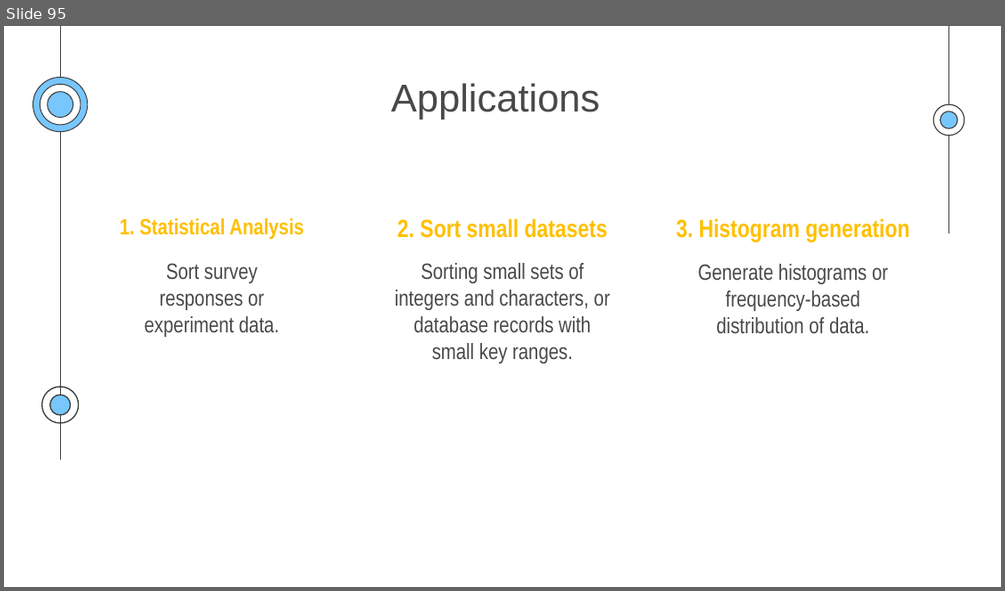
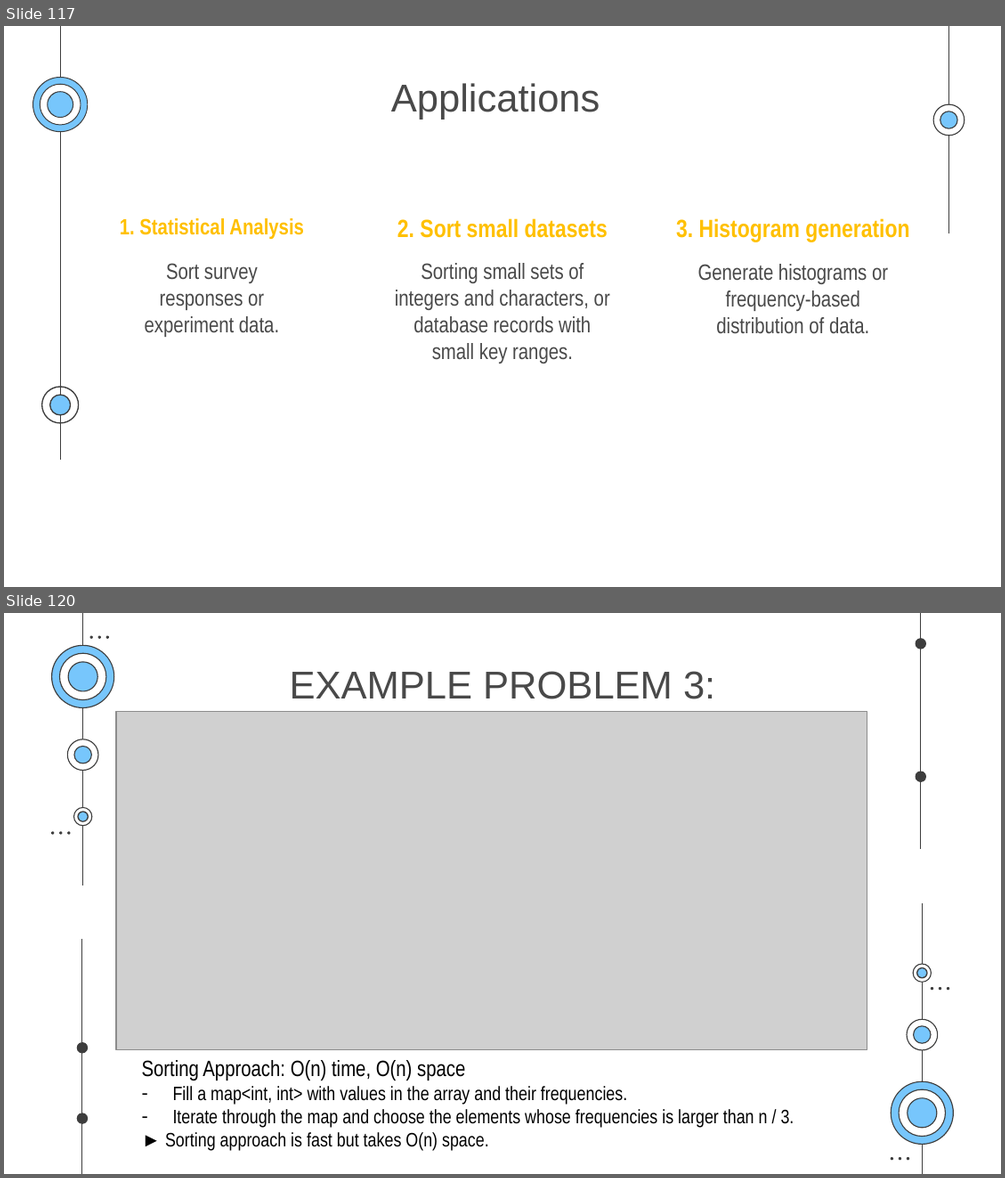
Before and after one commit to pnmq1103/cs163-seminar, a slide deck: presentation.pptx. Shown one above the other, each under a label of ours: slide 95 before the commit, slides 117 and 120 after it; the slides between them are not shown. The pictures are 1005x591 and 1005x1178 pixels, drawn with LibreOffice and Linux fonts; fonts in the diff are those of the drawing; grey boxes stand for pictures. Boxes give left, top, right and bottom in pixels: in the first picture for what was removed or moved away, otherwise in the second. Text is boxed around its words. In the diff, an @@ line names an element or a change of style, - is before the commit and + after.

```diff
--- a/presentation.pptx
+++ b/presentation.pptx
@@ slide 120 added at box(4, 613, 1001, 1174), background #FFFFFF @@
@@ group added at box(51, 613, 954, 1174): 28 freeform shapes, 16 ellipses, 4 lines @@
@@ title added at box(290, 671, 715, 754), 28 pt, text #494949 @@
+EXAMPLE PROBLEM 3: LEETCODE NO.229
@@ picture added at box(115, 712, 866, 1050) @@
@@ text added at box(142, 1060, 794, 1151), 14 pt, text #000000 @@
+Sorting Approach: O(n) time, O(n) space
+– Fill a map<int, int> with values in the array and their frequencies.
+– Iterate through the map and choose the elements whose frequencies is larger than n / 3.
+► Sorting approach is fast but takes O(n) space.
@@ what was slide 95 is now slide 117 @@
```
Also in this commit, not shown: 6 slides changed, 1 other slide added.
